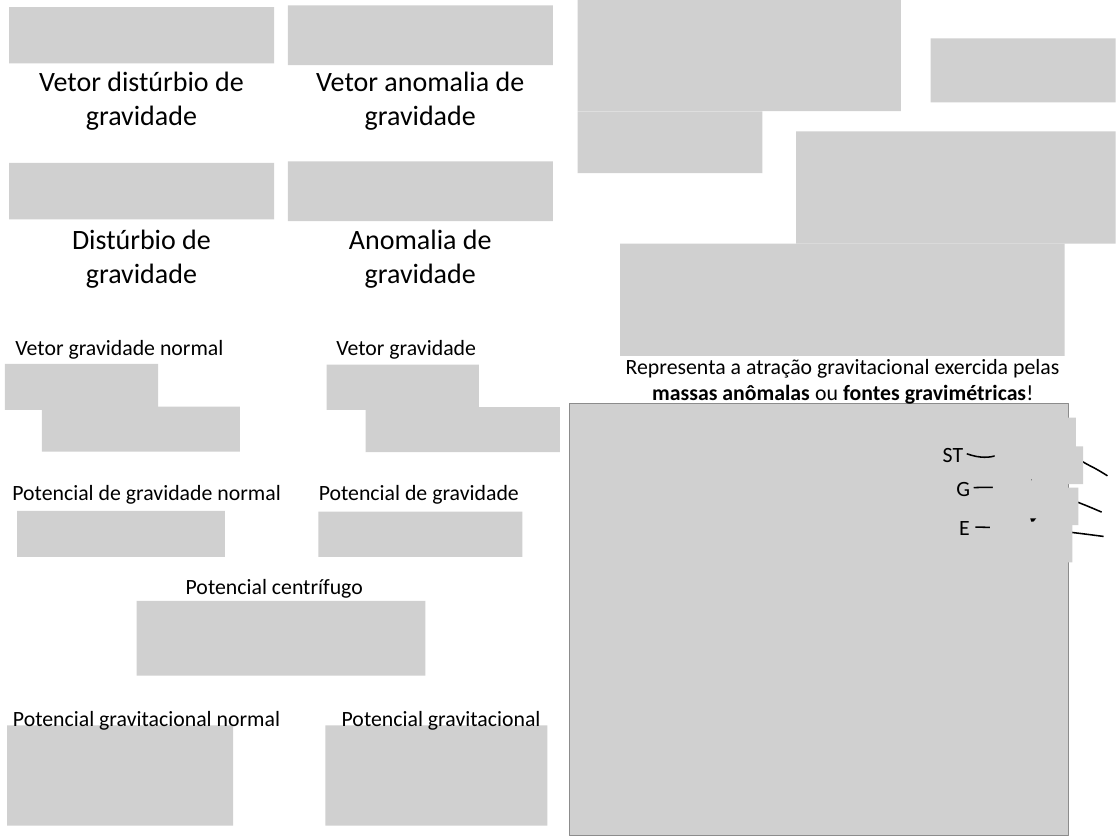
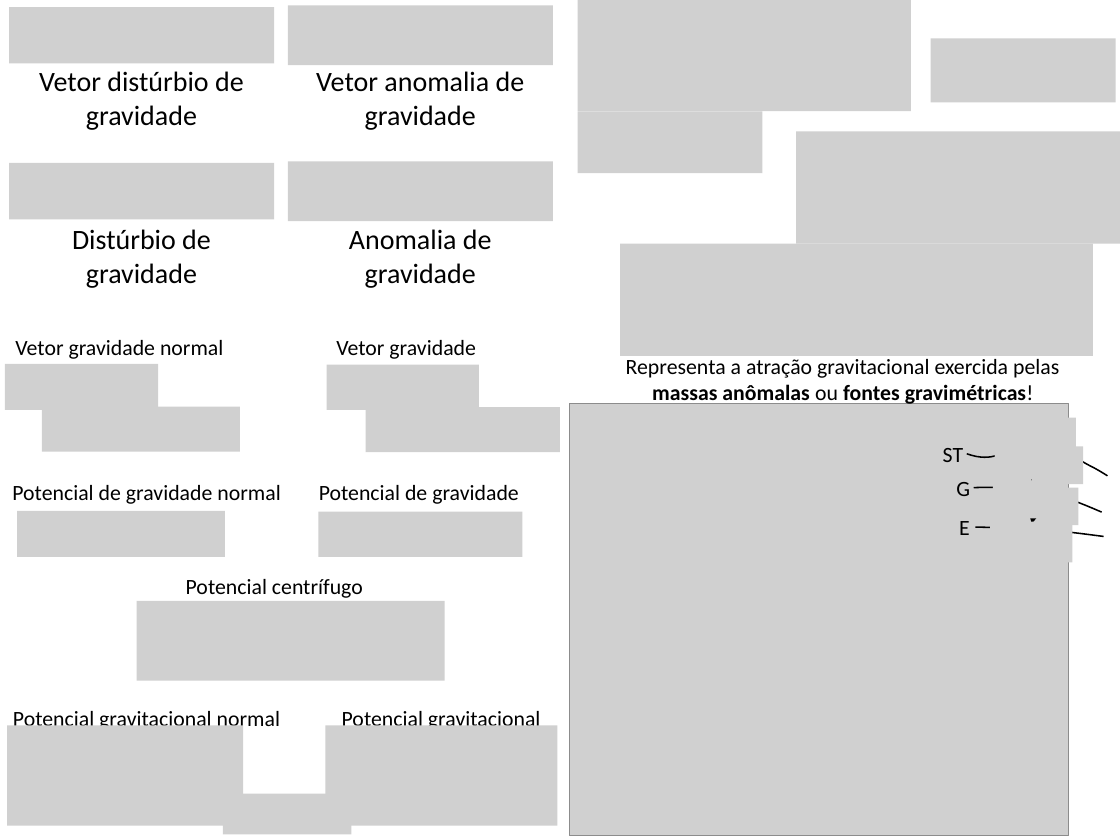
Before and after one commit to pinga-lab/CE-VII-SimBGf-2016, a slide deck: slide 9 of slides/5b_disturbio_gravidade.pptx. Drawn at 1120x840 pixels with LibreOffice and Linux fonts; fonts in the diff are those of the drawing; grey boxes stand for pictures. Boxes give left, top, right and bottom in pixels: in the first picture for what was removed or moved away, otherwise in the second. Text is boxed around its words. In the diff, an @@ line names an element or a change of style, - is before the commit and + after.

```diff
--- a/slides/5b_disturbio_gravidade.pptx
+++ b/slides/5b_disturbio_gravidade.pptx
@@ picture: place and size @@
-picture at [578, 0, 902, 111]
+picture at [578, 0, 912, 111]
@@ picture: place and size @@
-picture at [796, 131, 1116, 243]
+picture at [796, 131, 1120, 243]
@@ picture: place and size @@
-picture at [620, 244, 1065, 356]
+picture at [620, 244, 1093, 356]
@@ picture: place and size @@
-picture at [137, 601, 426, 676]
+picture at [137, 601, 445, 681]
@@ picture: place and size @@
-picture at [7, 726, 233, 827]
+picture at [7, 726, 243, 827]
@@ picture: place and size @@
-picture at [325, 726, 547, 827]
+picture at [325, 726, 557, 827]
@@ picture added at [223, 794, 352, 834] @@
```
Also in this commit, not shown: 15 other slides changed, 2 slides added, 1 slide removed, 5 other files.
